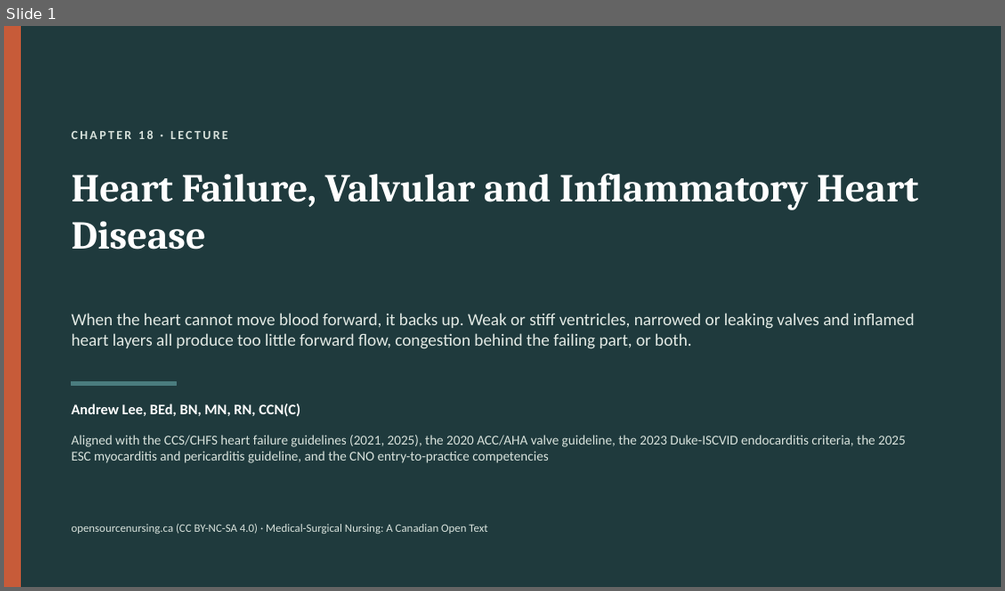
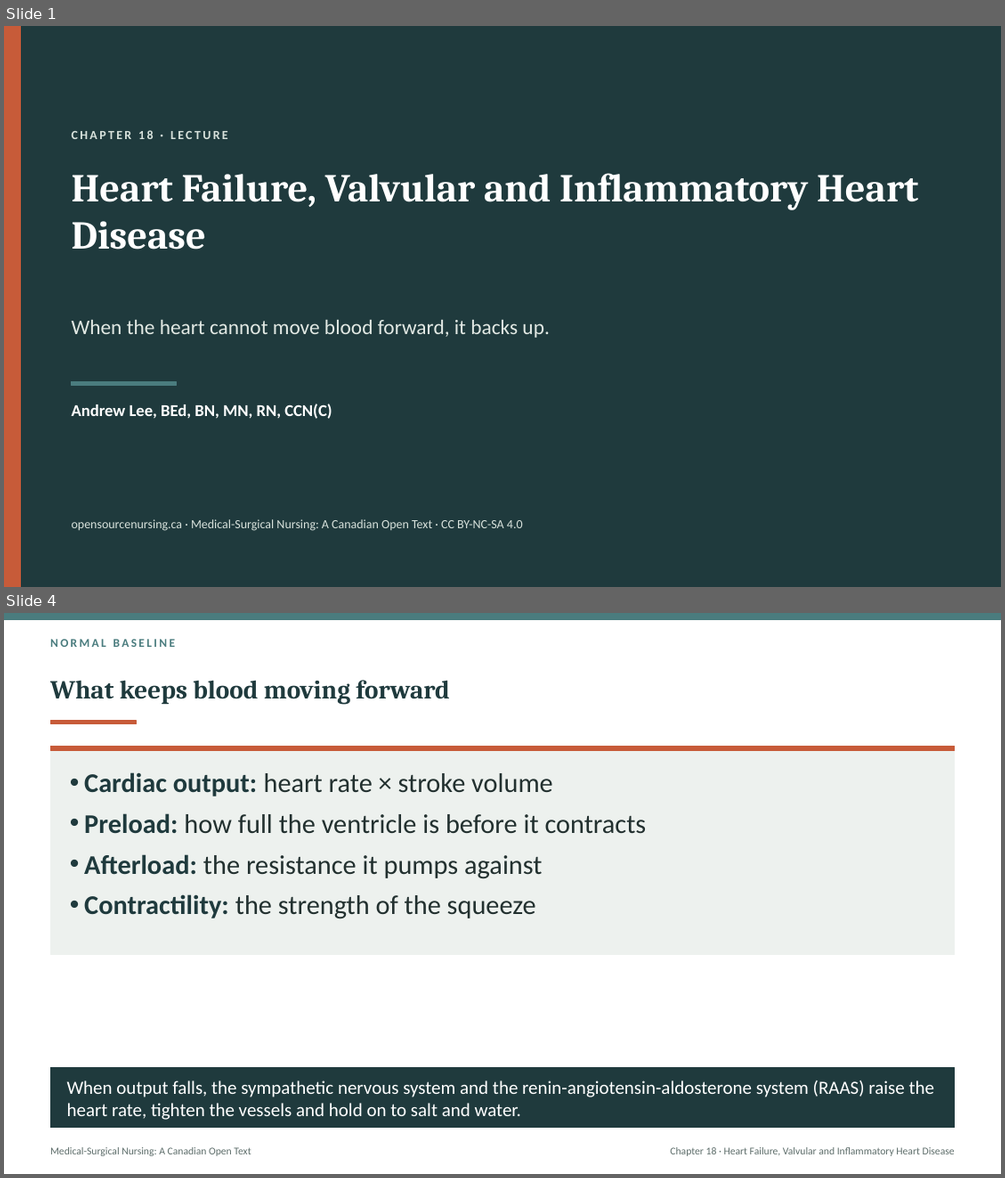
Before and after one commit to andrewleenl/opensourcenursing, a slide deck: Ch18_Heart_Failure_Valvular_and_Inflammatory_Heart_Disease_Lecture_Presentation.pptx. Shown one above the other, each under a label of ours: slide 1 before the commit, slides 1 and 4 after it; the slides between them are not shown. The pictures are 1005x591 and 1005x1178 pixels, drawn with LibreOffice and Linux fonts; fonts in the diff are those of the drawing. Boxes give left, top, right and bottom in pixels: in the first picture for what was removed or moved away, otherwise in the second. Text is boxed around its words. In the diff, an @@ line names an element or a change of style, - is before the commit and + after.

```diff
--- a/Ch18_Heart_Failure_Valvular_and_Inflammatory_Heart_Disease_Lecture_Presentation.pptx
+++ b/Ch18_Heart_Failure_Valvular_and_Inflammatory_Heart_Disease_Lecture_Presentation.pptx
@@ slide 4 added at bbox=[4, 613, 1001, 1174], background #FFFFFF @@
@@ rectangle added at bbox=[4, 613, 1001, 620], fill #4A7C7E, outline #4A7C7E 1 pt @@
@@ text added at bbox=[50, 639, 175, 647], 11.5 pt, text #4A7C7E, bold @@
+NORMAL BASELINE
@@ title added at bbox=[50, 680, 449, 705], 25 pt, text #1F3A3D, bold @@
+What keeps blood moving forward
@@ rectangle added at bbox=[50, 721, 137, 723], fill #C75B39, outline #C75B39 1 pt @@
@@ rectangle added at bbox=[50, 747, 955, 955], fill #EDF1EE, outline #EDF1EE 1 pt @@
@@ rectangle added at bbox=[50, 747, 955, 751], fill #C75B39, outline #C75B39 1 pt @@
@@ text added at bbox=[84, 772, 647, 919], 26 pt, text #22302F @@
+• Cardiac output: heart rate × stroke volume
+• Preload: how full the ventricle is before it contracts
+• Afterload: the resistance it pumps against
+• Contractility: the strength of the squeeze
@@ rectangle added at bbox=[50, 1068, 955, 1127], fill #1F3A3D, outline #1F3A3D 1 pt @@
@@ text added at bbox=[67, 1080, 934, 1119], 18 pt, text #FFFFFF @@
+When output falls, the sympathetic nervous system and the renin-angiotensin-aldosterone system (RAAS) raise the heart rate, tighten the vessels and hold on to salt and water.
@@ text added at bbox=[50, 1147, 251, 1156], 10 pt, text #5E6E6B @@
+Medical-Surgical Nursing: A Canadian Open Text
@@ text added at bbox=[670, 1147, 955, 1156], 10 pt, text #5E6E6B @@
+Chapter 18 · Heart Failure, Valvular and Inflammatory Heart Disease
@@ slide 1 changed as well @@
@@ text at bbox=[72, 320, 549, 338]: text changed; size 16.5 to 20 pt @@
-When the heart cannot move blood forward, it backs up. Weak or stiff ventricles, narrowed or leaking valves and inflamed heart layers all produce too little forward flow, congestion behind the failing part, or both.
+When the heart cannot move blood forward, it backs up.
@@ text "Andrew Lee, BEd, BN, MN, ..." at bbox=[72, 403, 332, 418]: size 14 to 16 pt @@
@@ text removed at bbox=[72, 435, 906, 463] @@
-Aligned with the CCS/CHFS heart failure guidelines (2021, 2025), the 2020 ACC/AHA valve guideline, the 2023 Duke-ISCVID endocarditis criteria, the 2025 ESC myocarditis and pericarditis guideline, and the CNO entry-to-practice competencies
@@ text at bbox=[72, 519, 523, 531]: text changed; size 11 to 12 pt @@
-opensourcenursing.ca (CC BY-NC-SA 4.0) · Medical-Surgical Nursing: A Canadian Open Text
+opensourcenursing.ca · Medical-Surgical Nursing: A Canadian Open Text · CC BY-NC-SA 4.0
```
Also in this commit, not shown: 5 other slides changed, 37 other slides added, 44 slides removed, 1 other file.
